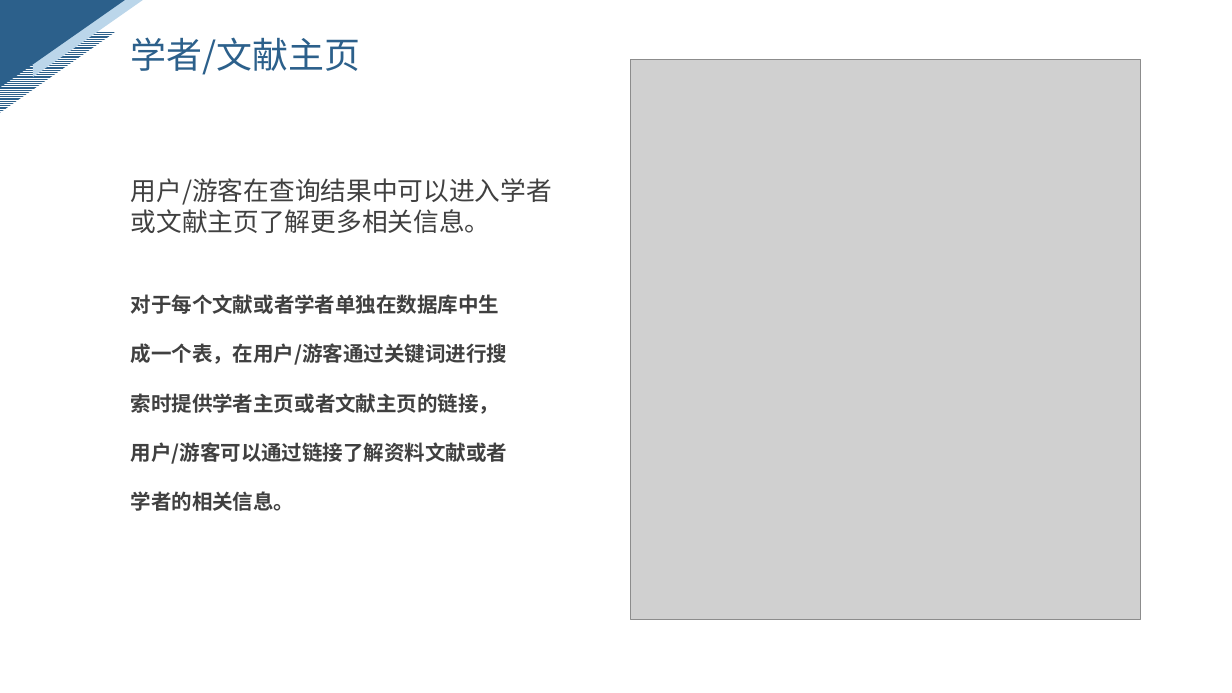
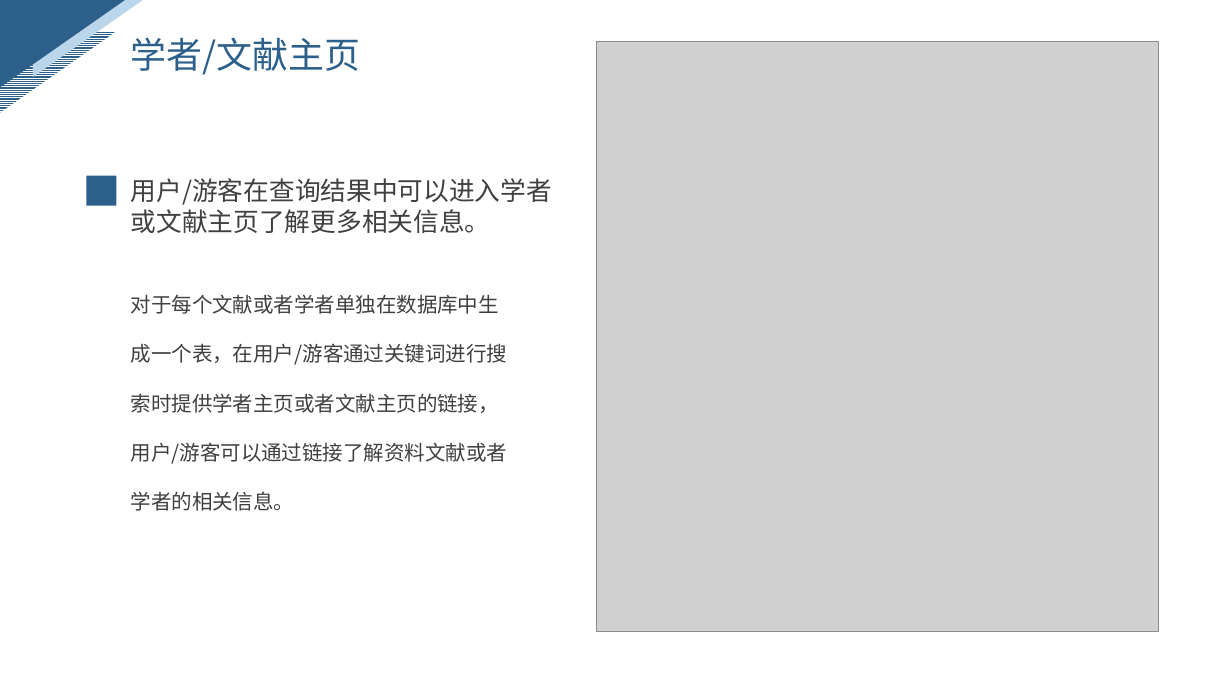
Before and after one commit to ZhangYHe/BIT-2023-ZYGC, a slide deck: slide 10 of doc/问题陈述.pptx. Drawn at 1232x693 pixels with LibreOffice and Linux fonts; fonts in the diff are those of the drawing; grey boxes stand for pictures. Boxes give left, top, right and bottom in pixels: in the first picture for what was removed or moved away, otherwise in the second. Text is boxed around its words. In the diff, an @@ line names an element or a change of style, - is before the commit and + after.

```diff
--- a/doc/问题陈述.pptx
+++ b/doc/问题陈述.pptx
@@ picture: place and size @@
-picture at box(630, 59, 1141, 619)
+picture at box(597, 42, 1159, 631)
@@ rectangle added at box(86, 176, 116, 206), fill #2C608B @@
@@ text "对于每个文献或者学者单独在数据库中生成一个表，在用户/游客通过关键词进行搜索时提供学者主页或者文献主页的链接，用户/游客 ..." at box(131, 294, 507, 511): bold off @@
```
Also in this commit, not shown: 7 other slides changed, 1 other file.
